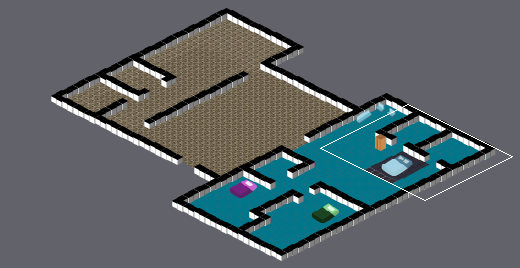
Two versions of a level (Tiled map, melonJS/examples/isometric_rpg/data/map/floorplan2.tmx). The picture above shows the old version from afar; the outline marks the close-up.
Close-up. Old version:
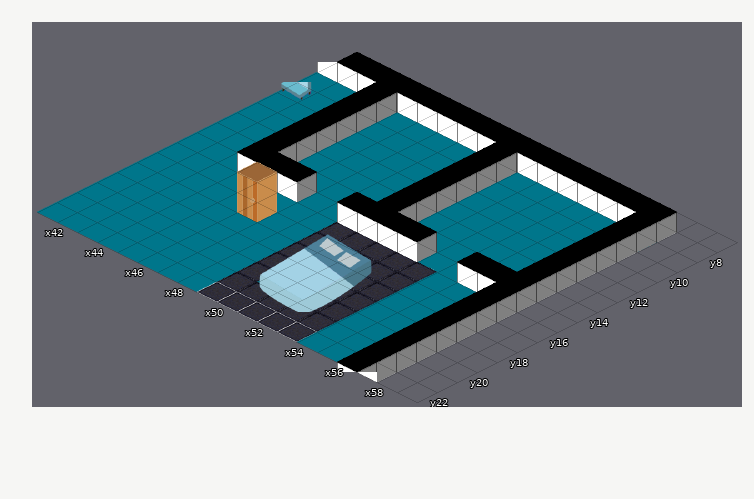
Cells are 64x32 px. Isometric: x runs down to the right, y down to the left. Shown: x 41..59, y 7..22. The commit also changed other parts of the map, which this record leaves out. Tiles whose own drawing changed are shown in their newer look in all pictures. The old version is drawn lined up with the new one.
The result:
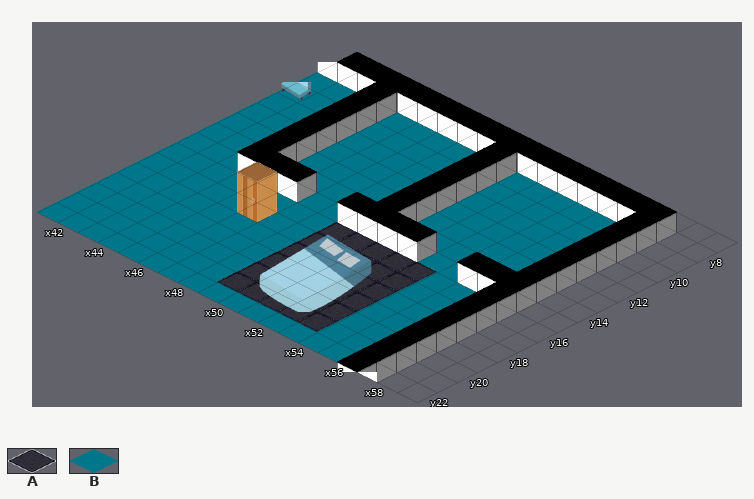
Key: from "floortiles": A 0, B 1.
_ is an empty cell.
Tiles replaced or removed in this view: A.
Diff:
Changed rows in their new state; . is an unchanged cell.
map size 200x200 -> 70x56 cells (old content now starts at -24,-26; both pictures use the new coordinates)
Layer "level 1":
first column x 49:
22 BBBBB..._
